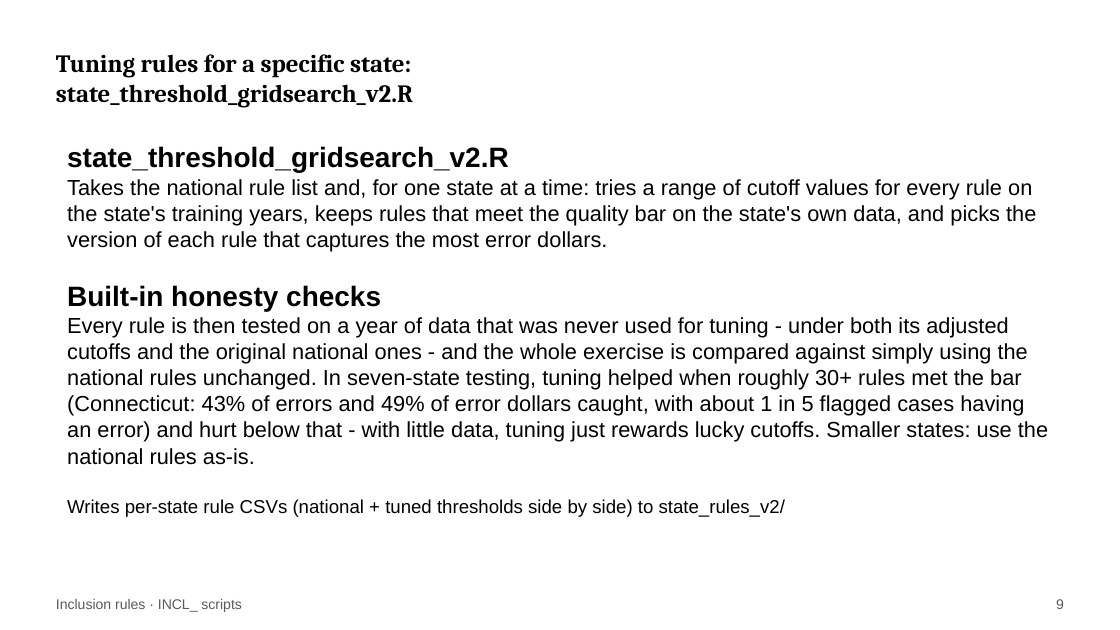
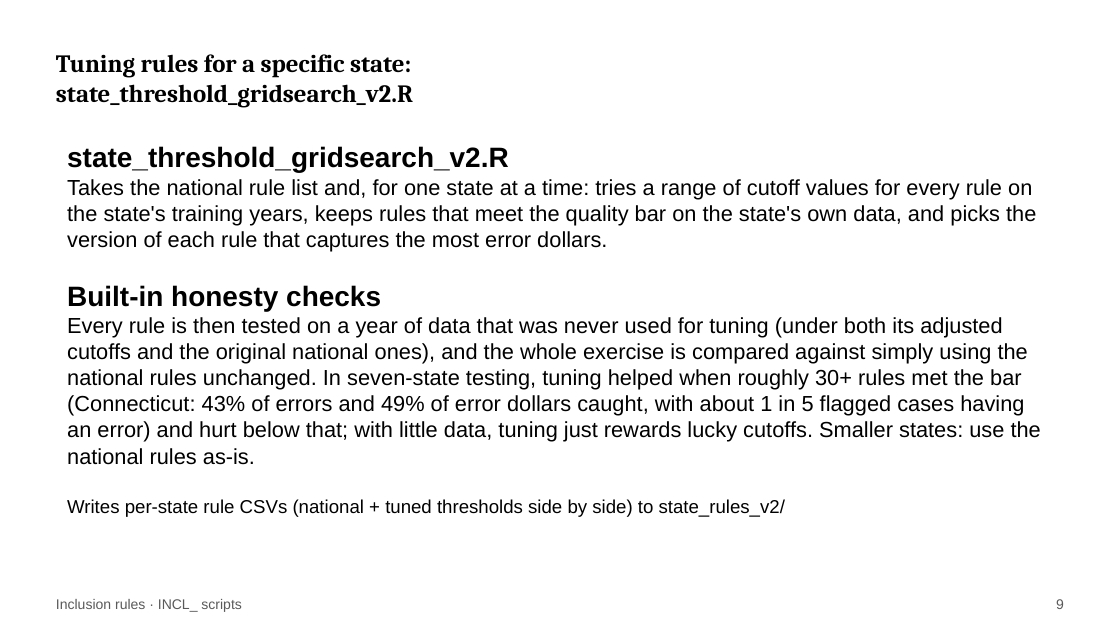
Before and after one commit to giannella/snap_qc, a slide deck: slide 11 of how_to_use_the_snap_qc_inclusion_rules_scripts.pptx. Drawn at 1120x630 pixels with LibreOffice and Linux fonts; fonts in the diff are those of the drawing. Boxes give left, top, right and bottom in pixels: in the first picture for what was removed or moved away, otherwise in the second. Text is boxed around its words. In the diff, an @@ line names an element or a change of style, - is before the commit and + after.

```diff
--- a/how_to_use_the_snap_qc_inclusion_rules_scripts.pptx
+++ b/how_to_use_the_snap_qc_inclusion_rules_scripts.pptx
@@ text at (67,317,1041,465): text changed @@
-Every rule is then tested on a year of data that was never used for tuning - under both its adjusted cutoffs and the original national ones - and the whole exercise is compared against simply using the national rules unchanged. In seven-state testing, tuning helped when roughly 30+ rules met the bar (Connecticut: 43% of errors and 49% of error dollars caught, with about 1 in 5 flagged cases having an error) and hurt below that - with little data, tuning just rewards lucky cutoffs. Smaller states: use the national rules as-is.
+Every rule is then tested on a year of data that was never used for tuning (under both its adjusted cutoffs and the original national ones), and the whole exercise is compared against simply using the national rules unchanged. In seven-state testing, tuning helped when roughly 30+ rules met the bar (Connecticut: 43% of errors and 49% of error dollars caught, with about 1 in 5 flagged cases having an error) and hurt below that; with little data, tuning just rewards lucky cutoffs. Smaller states: use the national rules as-is.
```
Also in this commit, not shown: 14 other slides changed, 3 other files.
